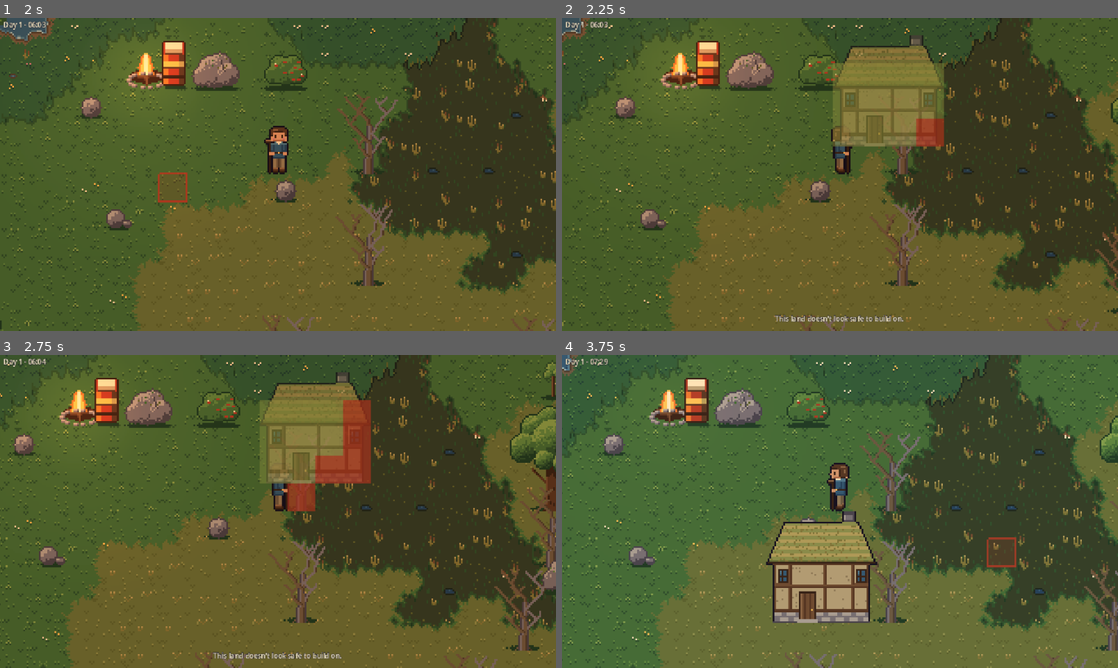
Above: before the commit, frames 1-4 (two rows, left to right).
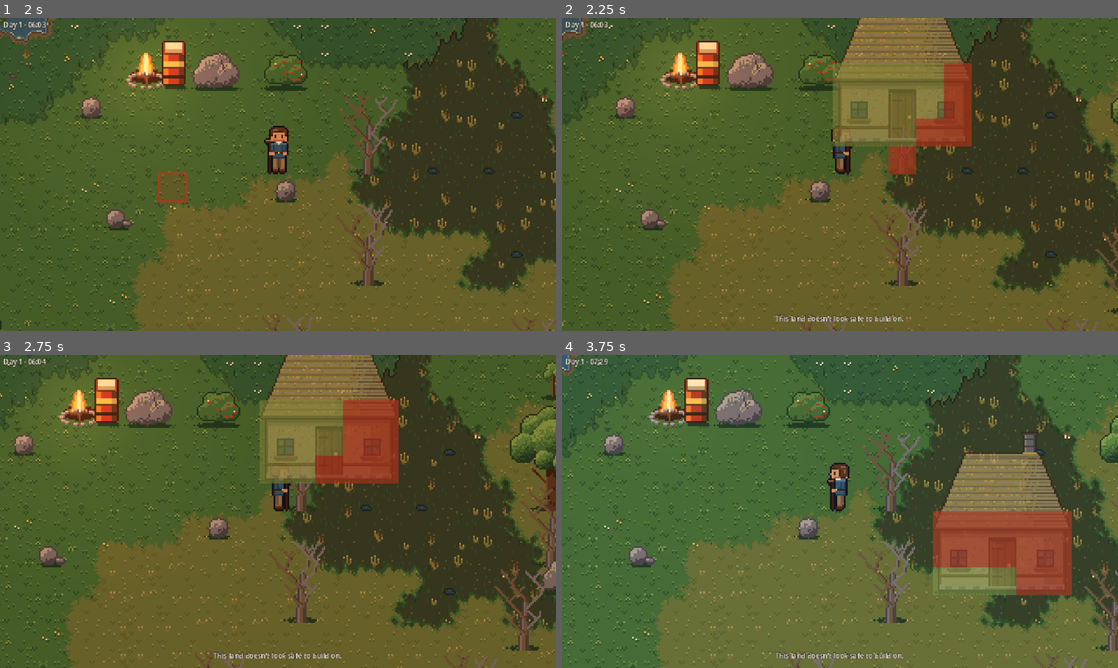
Above: after the commit, the same moments.

Repository: gentoomaniac/sandbox-game
Game: Godot game, scene res://game/scenes/main.tscn
The game is run twice, just before and just after one commit, with the same random seed, the same clock (stepped at 60 frames per second) and the same inputs.
Inputs (mouse positions are in pixels of both pictures, inside the frame that each line leads up to):
- Up to frame 1 (2 s): tap Enter at 0.5 s; move the mouse to (400, 158) at 0.52 s; hold Right (ui_right) 0.53-1.28 s; hold Space (use) 0.53-1.28 s; click (400, 158) at 0.67 s; move the mouse to (166, 190) at 1.27 s; hold Down (ui_down) from 1.28 s (still down); tap E (interact) at 1.35 s; tap Space (use) at 1.55 s
- Up to frame 2 (2.25 s): move the mouse to (895, 105) at 2.02 s; release Down (ui_down) at 2.03 s; hold Right (ui_right) from 2.03 s (still down); hold B (toggle_build) from 2.03 s (still down)
- Up to frame 3 (2.75 s): keep holding Right (ui_right); keep holding B (toggle_build); tap Space (use) at 2.3 s
- Up to frame 4 (3.75 s): move the mouse to (812, 574) at 2.77 s; release Right (ui_right) at 2.78 s; release B (toggle_build) at 2.78 s; hold F2 (toggle_fast_forward) 2.78-3.53 s; tap Space (use) at 2.85, 3.5 s; click (812, 574) at 2.92 s; move the mouse to (1006, 558) at 3.52 s; press the mouse at (1006, 558) at 3.53 s; hold Left (ui_left) from 3.53 s (still down)

Frame 1 is identical in both runs. In frame 2, 5.7% of the frame differs, in the area x 48-74%, y 0-50%; in frame 3, 5.4%; in frame 4, 15%, in the area x 36-92%, y 24-98%.

Commit message:
Art: 5x3 thatched house with a lit-window variant, and a 3/4 interior set
The house is 80x96 (ridge, slope, eaves, 14x26 door with frame and step, 10x10
windows with sills, chimney, shadow under the eaves, darker right wall). The interior
tiles are back wall faces, 8 px wall tops and a doormat; furniture (bed, table, stool,
chest, hearth, window) is now one PNG per piece in assets/interior/.

Co-Authored-By: Claude Sonnet 5.5 <noreply@anthropic.com>

Diff:
--- a/game/state/building_types.gd
+++ b/game/state/building_types.gd
@@ -5,16 +5,23 @@
 ## - door_offset: the walkable tile of the footprint, relative to its top left tile;
 ## - interior_map: the Tiled map of the inside (see InteriorLoader);
 ## - sprite: its picture, made by tools/art/generate.py. It is as wide as the footprint
-##   and its bottom edge is the footprint's bottom edge; the roof rises above that.
+##   and its bottom edge is the footprint's bottom edge; the roof rises above that;
+## - sprite_lit: the same with lit windows, shown at night;
+## - window_lights: the centre of each lit window, in pixels from the sprite's top left;
+## - window_light: what each of them shines, like a world object's `light` (see
+##   WorldObjectTypes).
 
 const SMALL_HOUSE := &"small_house"
 
 const TYPES := {
 	SMALL_HOUSE:
 	{
-		"footprint": Vector2i(4, 3),
-		"door_offset": Vector2i(1, 2),
+		"footprint": Vector2i(5, 3),
+		"door_offset": Vector2i(2, 2),
 		"interior_map": "res://maps/interiors/small_house.tmx",
 		"sprite": "res://assets/buildings/small_house.png",
+		"sprite_lit": "res://assets/buildings/small_house_lit.png",
+		"window_lights": [Vector2i(15, 75), Vector2i(65, 75)],
+		"window_light": {"color": Color(1.0, 0.62, 0.28), "energy": 0.9, "radius_tiles": 2.5},
 	},
 }
Binary file changed: assets/buildings/small_house.png
Binary file added: assets/buildings/small_house_lit.png
Binary file changed: assets/interior.png
Binary file added: assets/interior/bed.png
Binary file added: assets/interior/chest.png
Binary file added: assets/interior/hearth.png
Binary file added: assets/interior/stool.png
Binary file added: assets/interior/table.png
Binary file added: assets/interior/window.png
